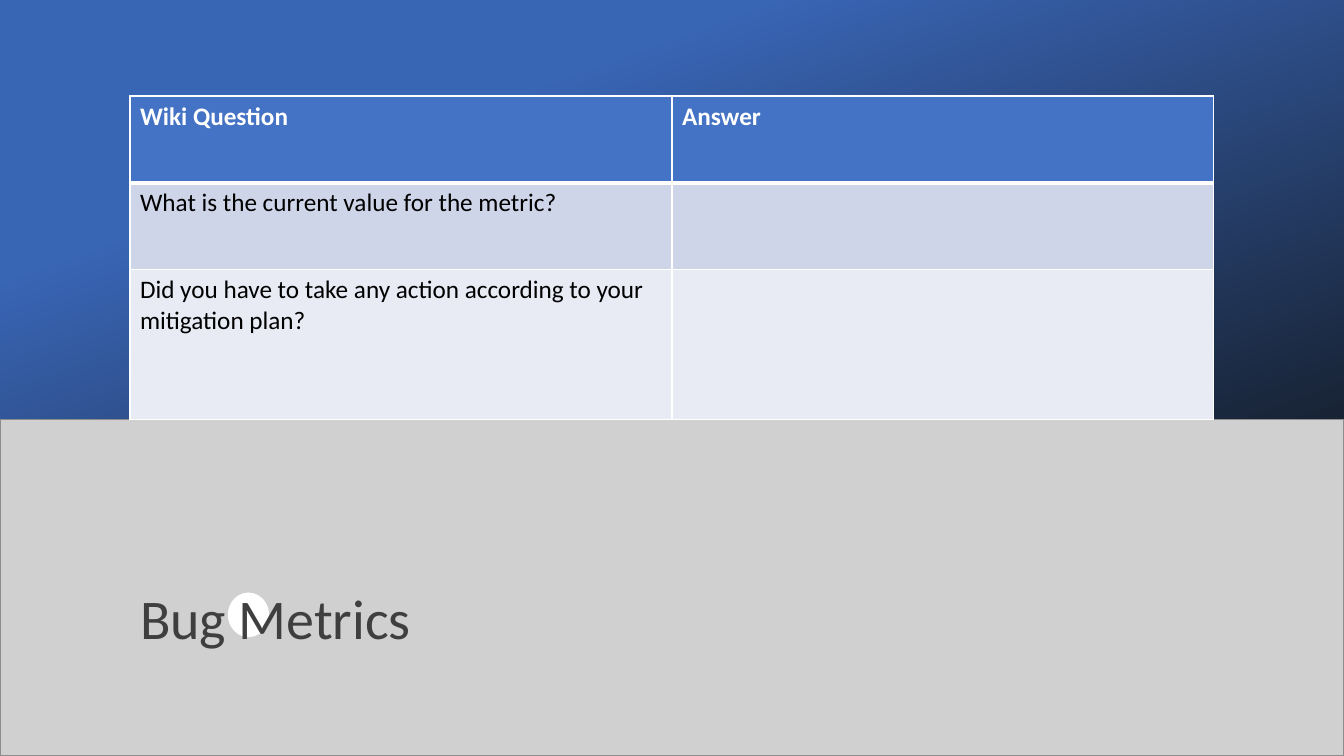
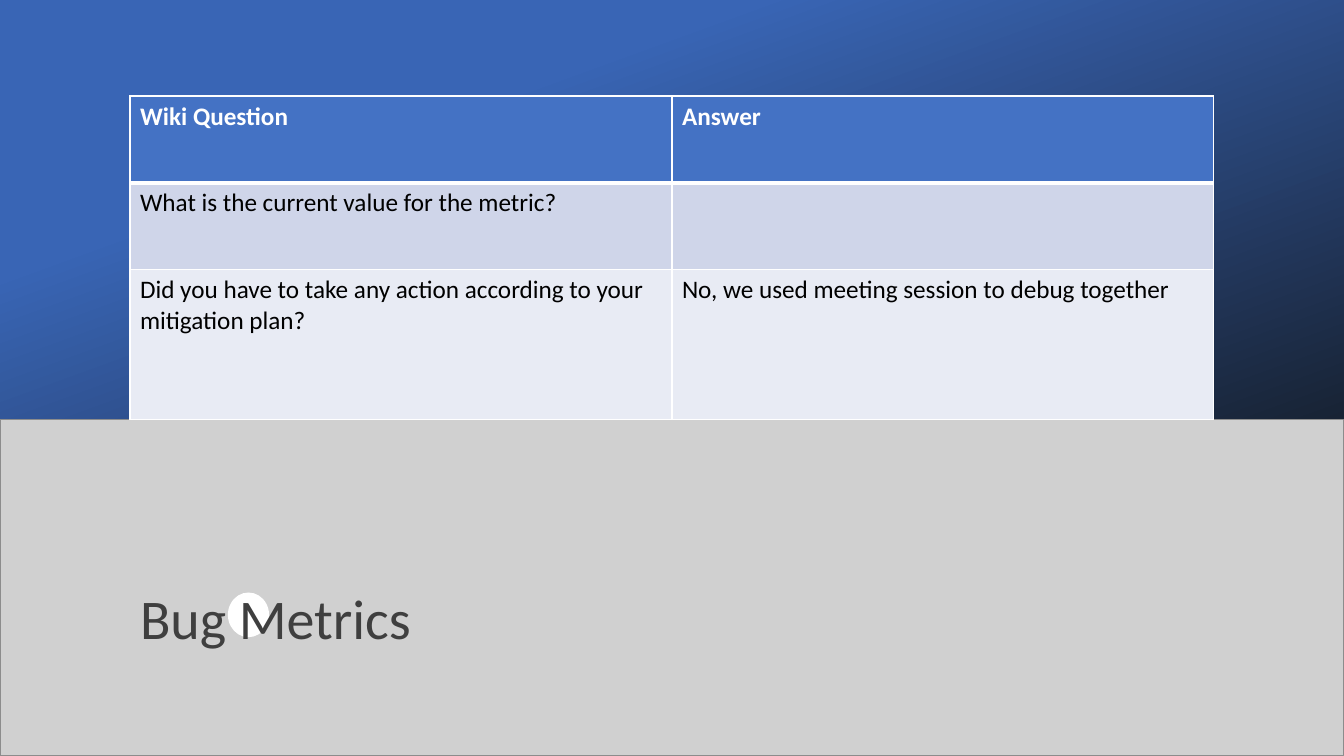
Before and after one commit to xbloh/Online-Course-Bidding-System-, a slide deck: slide 9 of presentations/PM Review - Week 7.pptx. Drawn at 1344x756 pixels with LibreOffice and Linux fonts; fonts in the diff are those of the drawing; grey boxes stand for pictures. Boxes give left, top, right and bottom in pixels: in the first picture for what was removed or moved away, otherwise in the second. Text is boxed around its words. In the diff, an @@ line names an element or a change of style, - is before the commit and + after.

Commit message:
Update PM Review - Week 7.pptx
Slides on Bug metric

```diff
--- a/presentations/PM Review - Week 7.pptx
+++ b/presentations/PM Review - Week 7.pptx
@@ table at <box>130,96,1215,419</box> @@
-row 3, column 2: 
+row 3, column 2: No, we used meeting session to debug together
```
